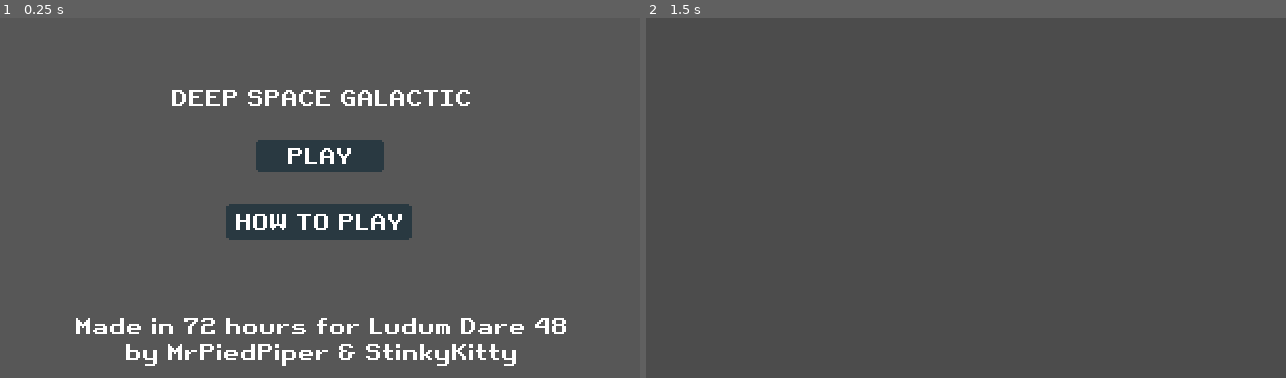
Above: before the commit, frames 1-2 (left to right).
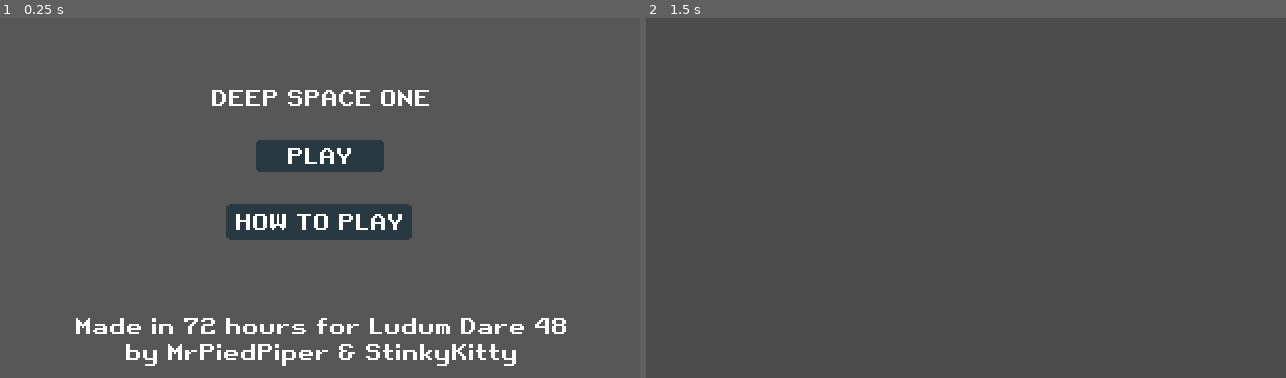
Above: after the commit, the same moments.

Repository: MrPiedPiper/LD48
Game: Godot game, scene res://Menu.tscn
Two runs of this game, one before a commit and one after it. Both use one fixed random seed, a clock stepped at 60 frames per second and the inputs below. This scene is started directly instead of the project's main scene.
Inputs:
- Up to frame 1 (0.25 s): no input
- Up to frame 2 (1.5 s): click "PLAY" at 0.5 s; tap Enter at 1.25 s; hold D (input_right) from 1.28 s (still down); hold , (input_a) from 1.28 s (still down)

The runs differ from the first frame. In frame 1, 0.9% of the frame differs, in the area x 26-74%, y 20-25%; in frame 2, nothing differs.

Commit message:
Name change

Diff:
--- a/Menu.tscn
+++ b/Menu.tscn
@@ -40,7 +40,7 @@
 margin_bottom = 45.0
 size_flags_vertical = 14
 custom_fonts/font = ExtResource( 1 )
-text = "DEEP SPACE GALACTIC"
+text = "DEEP SPACE ONE"
 align = 1
 uppercase = true
 
